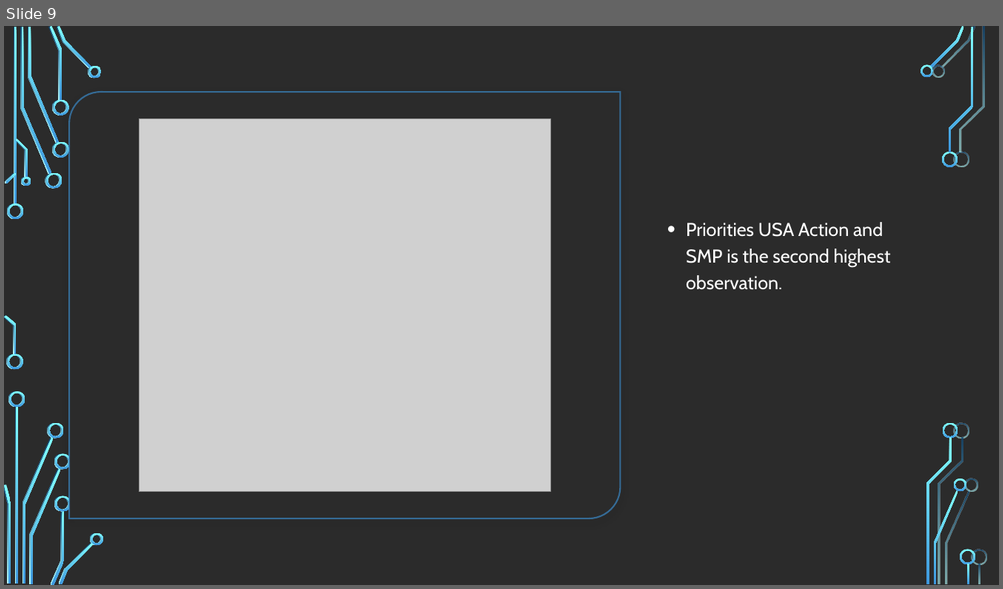
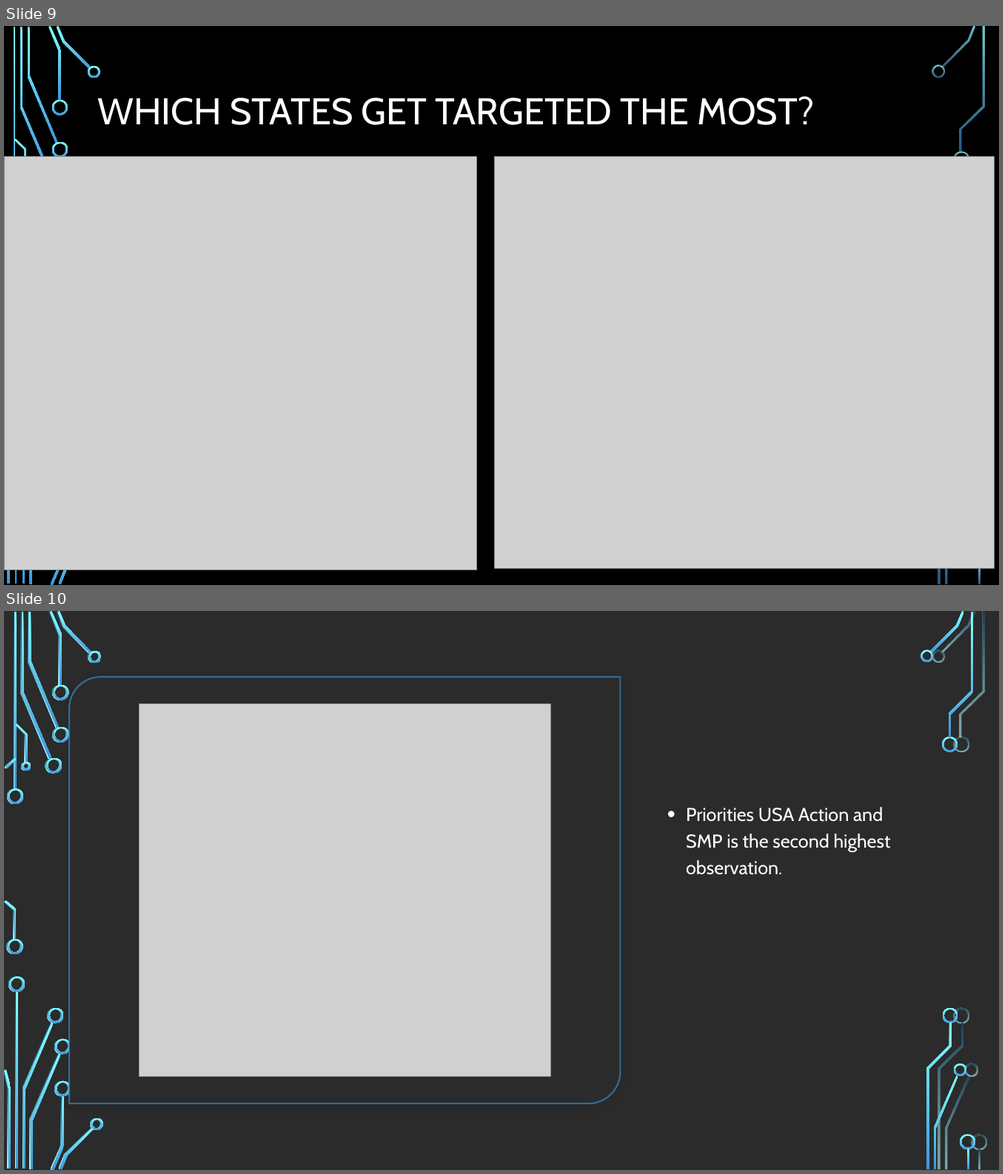
Before and after one commit to Djtvdoug/Dtorres-political-facebook-ads-capstone, a slide deck: faceboook ads presentation.pptx. Shown one above the other, each under a label of ours: slide 9 before the commit, slides 9 and 10 after it. The pictures are 1003x589 and 1003x1174 pixels, drawn with LibreOffice and Linux fonts; fonts in the diff are those of the drawing; grey boxes stand for pictures; background and template pictures are left out; a plain dark background stands for a picture behind light text. Boxes give left, top, right and bottom in pixels: in the first picture for what was removed or moved away, otherwise in the second. Text is boxed around its words. In the diff, an @@ line names an element or a change of style, - is before the commit and + after.

Commit message:
cleaning up chart titles and working on States BI info

```diff
--- a/faceboook ads presentation.pptx
+++ b/faceboook ads presentation.pptx
@@ slide 9 added at box(4, 26, 999, 585), background picture (left out) @@
@@ title added at box(97, 96, 814, 125), 36 pt, text #FFFFFF @@
+WHICH STATES GET TARGETED THE MOST?
@@ picture added at box(5, 156, 477, 571) @@
@@ picture added at box(494, 156, 994, 568) @@
@@ group added at box(4, 26, 984, 585): 22 freeform shapes, 3 rectangles @@
@@ what was slide 9 is now slide 10 @@
```
Also in this commit, not shown: 1 slide changed, 4 other files.
